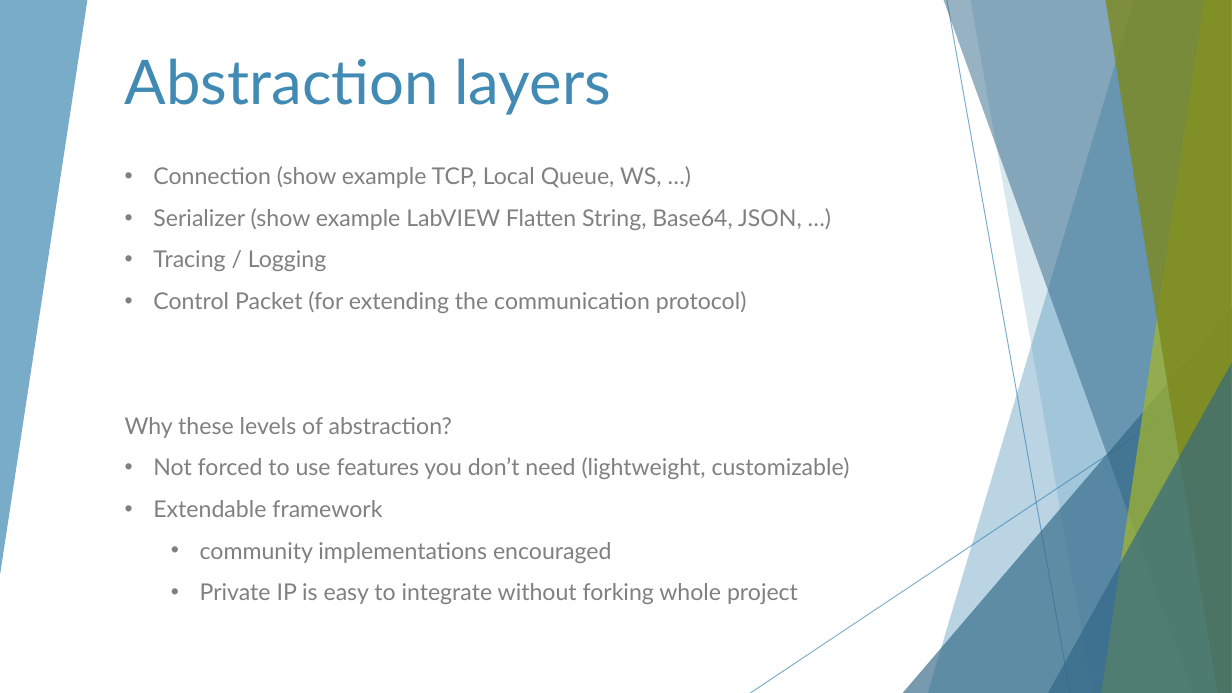
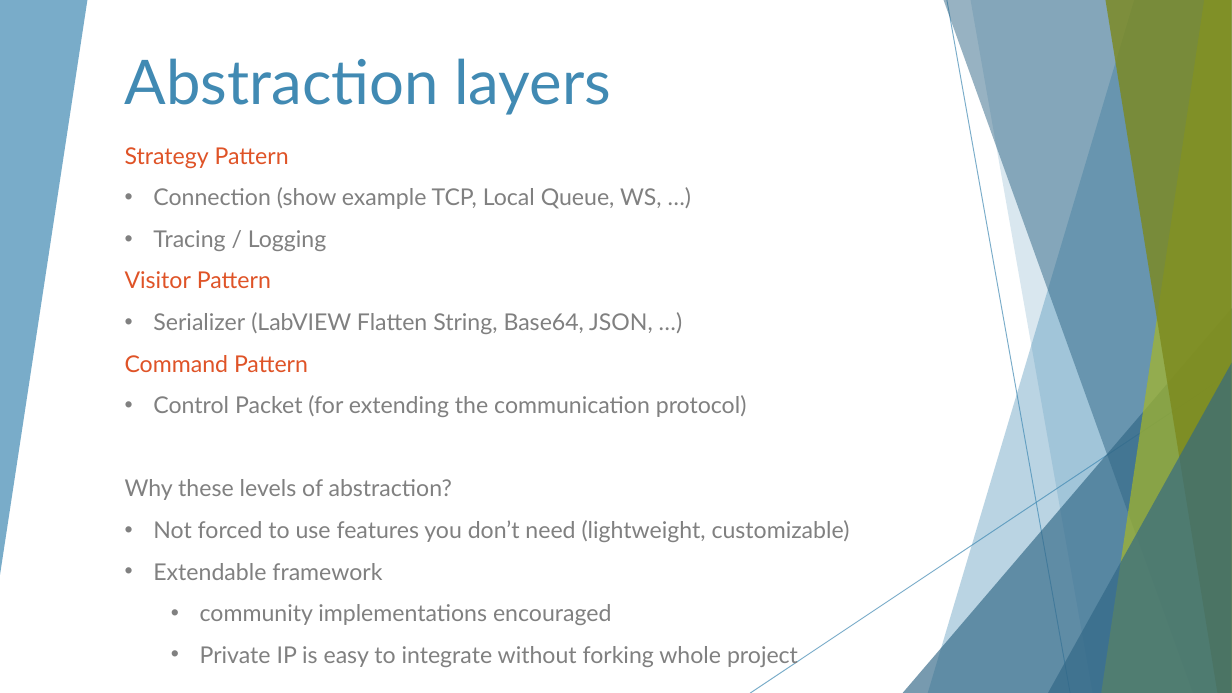
Before and after one commit to francois-normandin/mqtt-lv-py-demo, a slide deck: slide 15 of UKTAG 20210528 MQTT.pptx. Drawn at 1232x693 pixels with LibreOffice and Linux fonts; fonts in the diff are those of the drawing. Boxes give left, top, right and bottom in pixels: in the first picture for what was removed or moved away, otherwise in the second. Text is boxed around its words. In the diff, an @@ line names an element or a change of style, - is before the commit and + after.

Commit message:
abstraction layers with more details

```diff
--- a/UKTAG 20210528 MQTT.pptx
+++ b/UKTAG 20210528 MQTT.pptx
@@ text "Strategy Pattern": place and size @@
-text "Strategy Pattern" at (125, 166, 850, 604)
+text "Strategy Pattern" at (125, 147, 850, 668)
@@ text at (125, 147, 289, 169): paragraph added @@
+Strategy Pattern
@@ text at (153, 208, 802, 230): paragraph removed @@
-• Serializer (show example LabVIEW Flatten String, Base64, JSON, …)
@@ text at (125, 271, 653, 372): paragraphs added @@
+Visitor Pattern
+• Serializer (LabVIEW Flatten String, Base64, JSON, …)
+Command Pattern
```
Also in this commit, not shown: 1 other slide changed.
